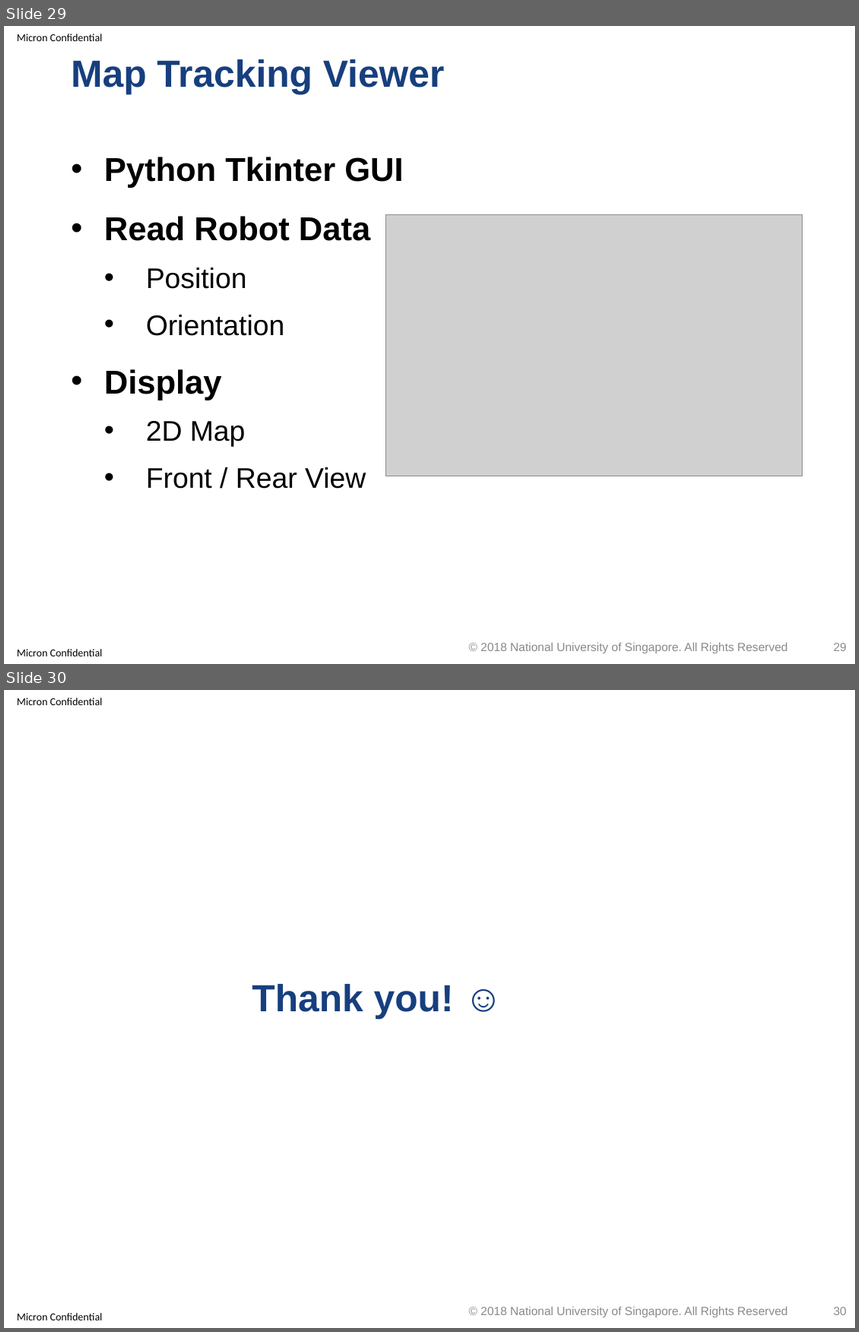
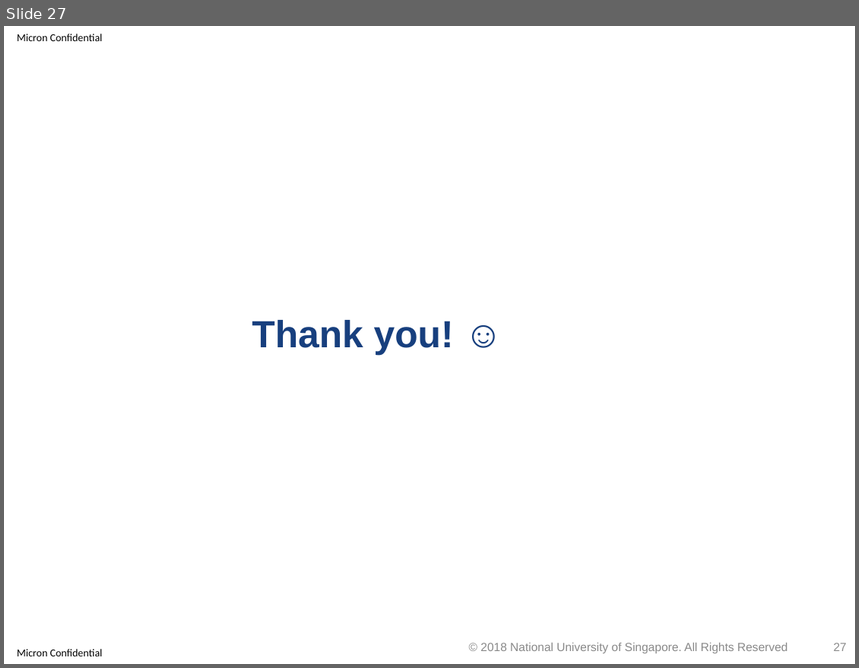
Before and after one commit to optimusium/3dscan, a slide deck: PracticeModule_Presentation.pptx. Shown one above the other, each under a label of ours: slides 29 and 30 before the commit, slide 27 after it. The pictures are 859x1332 and 859x668 pixels, drawn with LibreOffice and Linux fonts; fonts in the diff are those of the drawing; grey boxes stand for pictures; background and template pictures are left out. Boxes give left, top, right and bottom in pixels: in the first picture for what was removed or moved away, otherwise in the second. Text is boxed around its words. In the diff, an @@ line names an element or a change of style, - is before the commit and + after.

```diff
--- a/PracticeModule_Presentation.pptx
+++ b/PracticeModule_Presentation.pptx
@@ slide 29 removed at bbox=[4, 26, 855, 664], background #FFFFFF; not listed: 2 template elements that a slide beside it also shows @@
@@ title removed at bbox=[71, 59, 445, 94] @@
-Map Tracking Viewer
@@ text removed at bbox=[104, 157, 403, 489] @@
-• Python Tkinter GUI
-• Read Robot Data
-  • Position
-  • Orientation
-• Display
-  • 2D Map
-  • Front / Rear View
@@ picture removed at bbox=[386, 215, 803, 476] @@
@@ text removed at bbox=[481, 643, 788, 654] @@
-© 2018 National University of Singapore. All Rights Reserved
@@ page number removed at bbox=[834, 643, 847, 651] @@
-29
@@ what was slide 30 is now slide 27 @@
@@ page number at bbox=[834, 643, 847, 651]: text changed @@
-30
+27
```
Also in this commit, not shown: 2 slides changed, 2 other slides removed, 1 other file.
